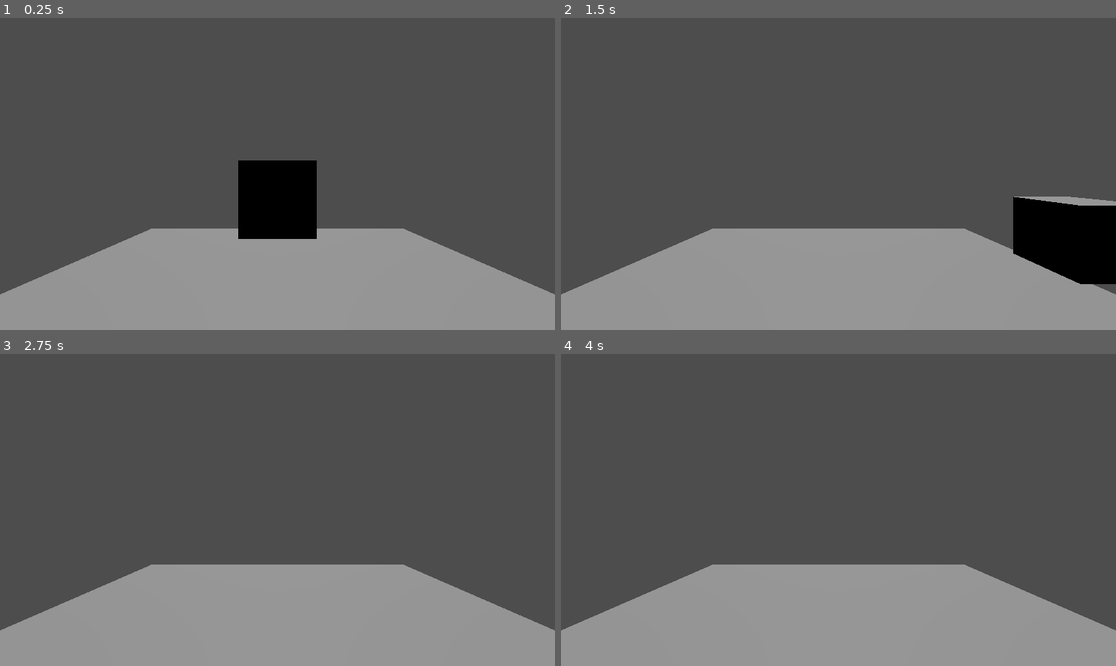
Above: before the commit, frames 1-4 (two rows, left to right).
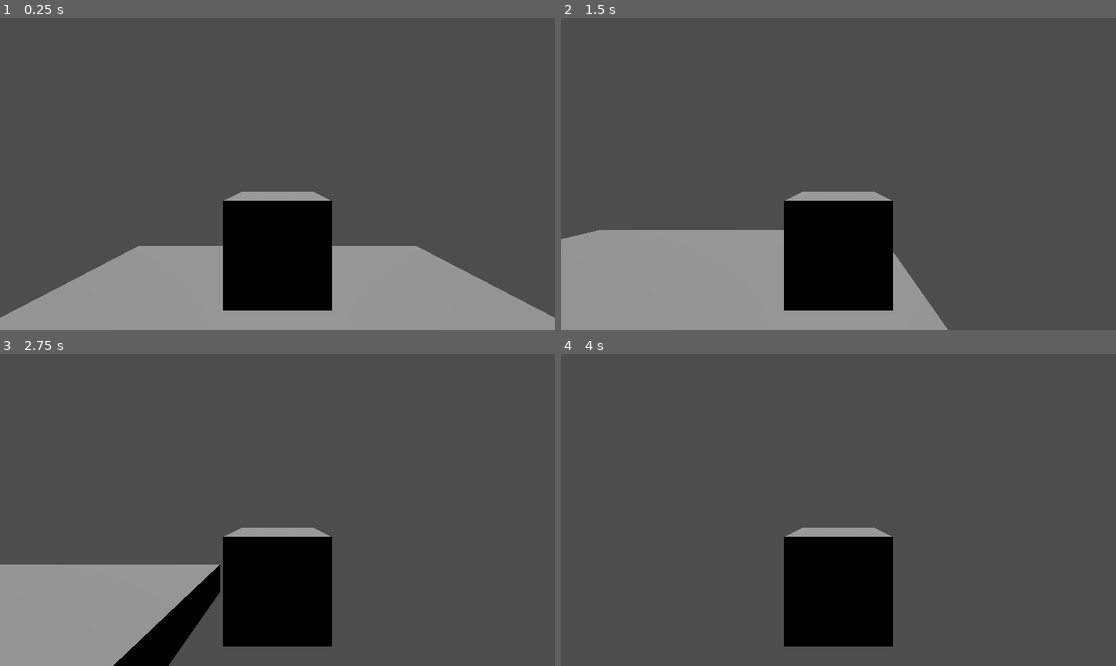
Above: after the commit, the same moments.

Repository: RavenRandomz/cube-extentialis-bossfight
Game: Godot game, scene res://testworld.tscn
The game is run twice, just before and just after one commit, with the same random seed, the same clock (stepped at 60 frames per second) and the same inputs.
Inputs (mouse positions are in pixels of both pictures, inside the frame that each line leads up to):
- Up to frame 1 (0.25 s): no input
- Up to frame 2 (1.5 s): tap Enter (ui_accept) at 0.5, 0.77 s; move the mouse to (960, 158) at 0.52 s; hold Right (ui_right) 0.53-1.25 s; hold Shift 0.53-1.25 s; click (960, 158) at 0.67 s; drag from (727, 189) to (810, 236) at 1.27 s
- Up to frame 3 (2.75 s): tap Enter (ui_accept) at 2 s; move the mouse to (333, 441) at 2.02 s; hold Right (ui_right) from 2.03 s (still down); tap Ctrl at 2.1 s
- Up to frame 4 (4 s): release Right (ui_right) at 2.75 s; drag from (810, 572) to (672, 463) at 2.77 s; move the mouse to (1005, 556) at 3.52 s; hold Left (ui_left) from 3.53 s (still down); tap Alt at 3.6 s; tap Enter (ui_accept) at 3.77 s

The runs differ from the first frame. In frame 1, 12% of the frame differs, in the area x 0-100%, y 45-96%; in frame 2, 23%; in frame 3, 25%; in frame 4, 29%, in the area x 0-100%, y 55-100%.

Commit message:
Attach camera to player so it provides 3rd person view

Diff:
--- a/testworld.tscn
+++ b/testworld.tscn
@@ -16,14 +16,14 @@
 [node name="player" type="CharacterBody3D" parent="."]
 script = ExtResource("1_fffte")
 
+[node name="camera" type="Camera3D" parent="player"]
+transform = Transform3D(1, 0, 0, 0, 1, 0, 0, 0, 1, 0, 0.746968, 2.35295)
+
 [node name="CollisionShape3D" type="CollisionShape3D" parent="player"]
 shape = SubResource("BoxShape3D_mm66v")
 
 [node name="MeshInstance3D" type="MeshInstance3D" parent="player"]
 mesh = SubResource("BoxMesh_gn7qv")
 
-[node name="Camera3D" type="Camera3D" parent="."]
-transform = Transform3D(1, 0, 0, 0, 1, 0, 0, 0, 1, 0, 0, 3.08159)
-
 [node name="sun" type="DirectionalLight3D" parent="."]
 transform = Transform3D(1, 0, 0, 0, -0.330037, 0.943968, 0, -0.943968, -0.330037, 0, 3.03326, 0)
